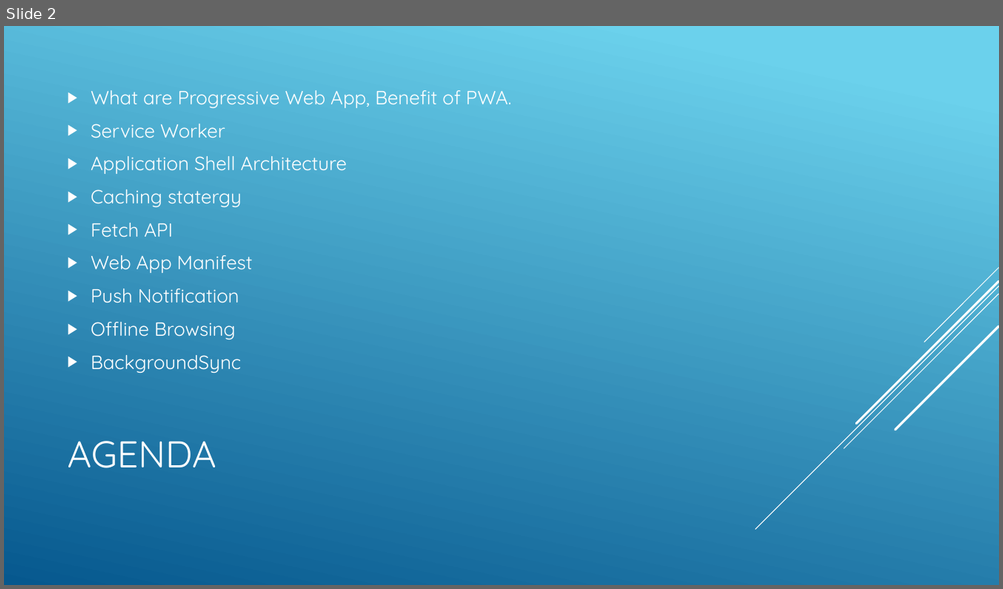
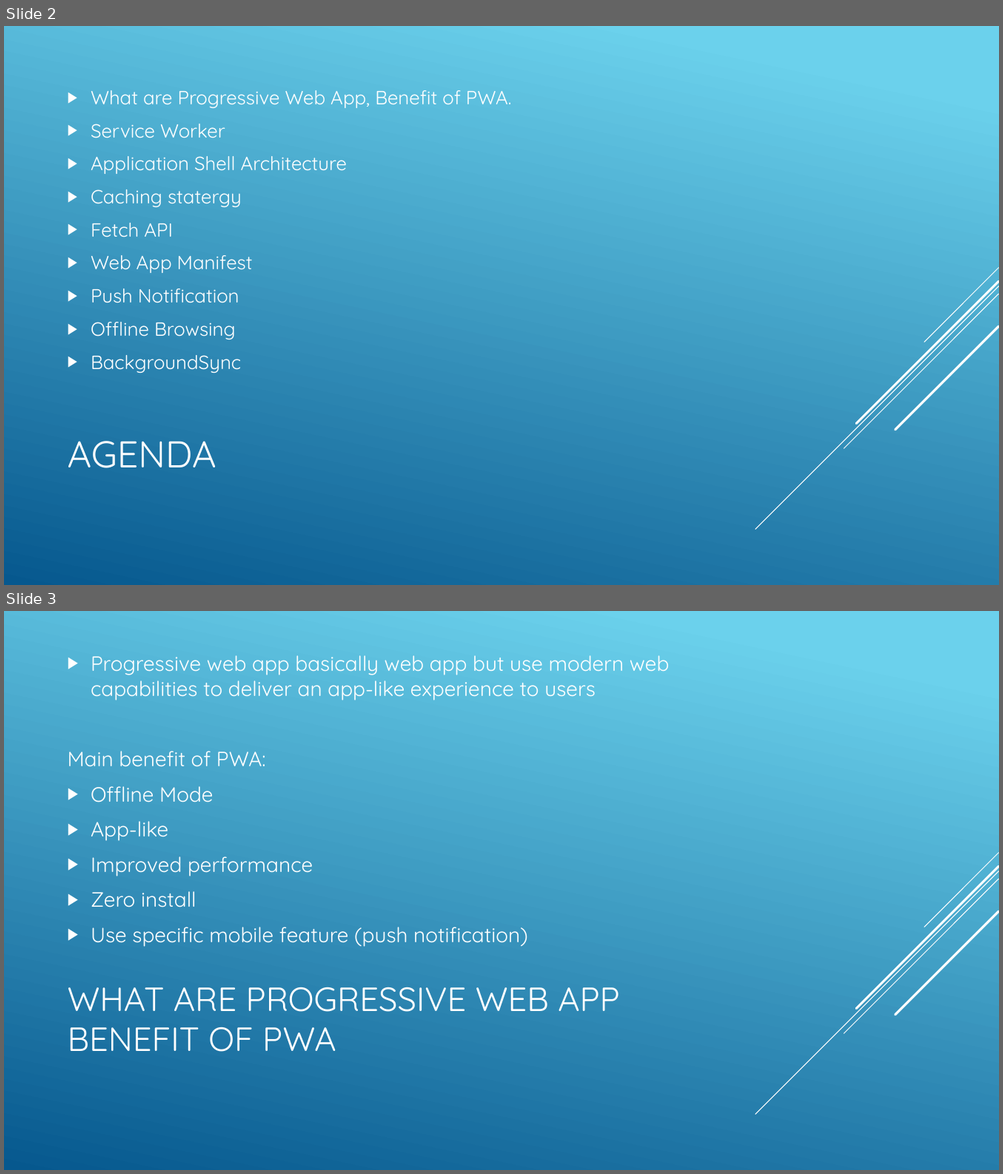
Before and after one commit to ngohungphuc/Presentation, a slide deck: Progressive Web App/PWA.pptx. Shown one above the other, each under a label of ours: slide 2 before the commit, slides 2 and 3 after it. The pictures are 1003x589 and 1003x1174 pixels, drawn with LibreOffice and Linux fonts; fonts in the diff are those of the drawing. Boxes give left, top, right and bottom in pixels: in the first picture for what was removed or moved away, otherwise in the second. Text is boxed around its words. In the diff, an @@ line names an element or a change of style, - is before the commit and + after.

Commit message:
update slide

```diff
--- a/Progressive Web App/PWA.pptx
+++ b/Progressive Web App/PWA.pptx
@@ slide 3 added at (x1=4, y1=611, x2=999, y2=1170), background gradient #6ED2EB to #06588E; not listed: 5 template elements that a slide beside it also shows @@
@@ text added at (x1=68, y1=655, x2=669, y2=947), 20 pt, text #FFFFFF @@
+▶ Progressive web app basically web app but use modern web capabilities to deliver an app-like experience to users
+Main benefit of PWA:
+▶ Offline Mode
+▶ App-like
+▶ Improved performance
+▶ Zero install
+▶ Use specific mobile feature (push notification)
@@ title added at (x1=68, y1=988, x2=619, y2=1052), 32.4 pt, text #FFFFFF @@
+WHAT ARE PROGRESSIVE WEB APP
+BENEFIT OF PWA
```
